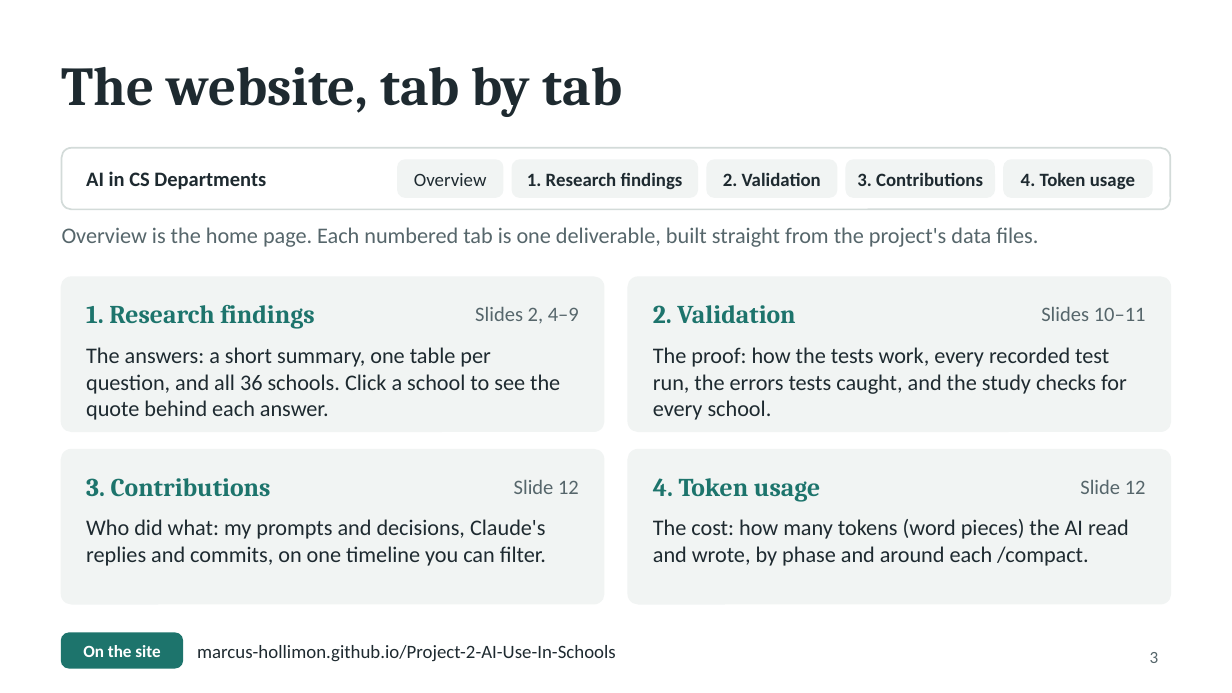
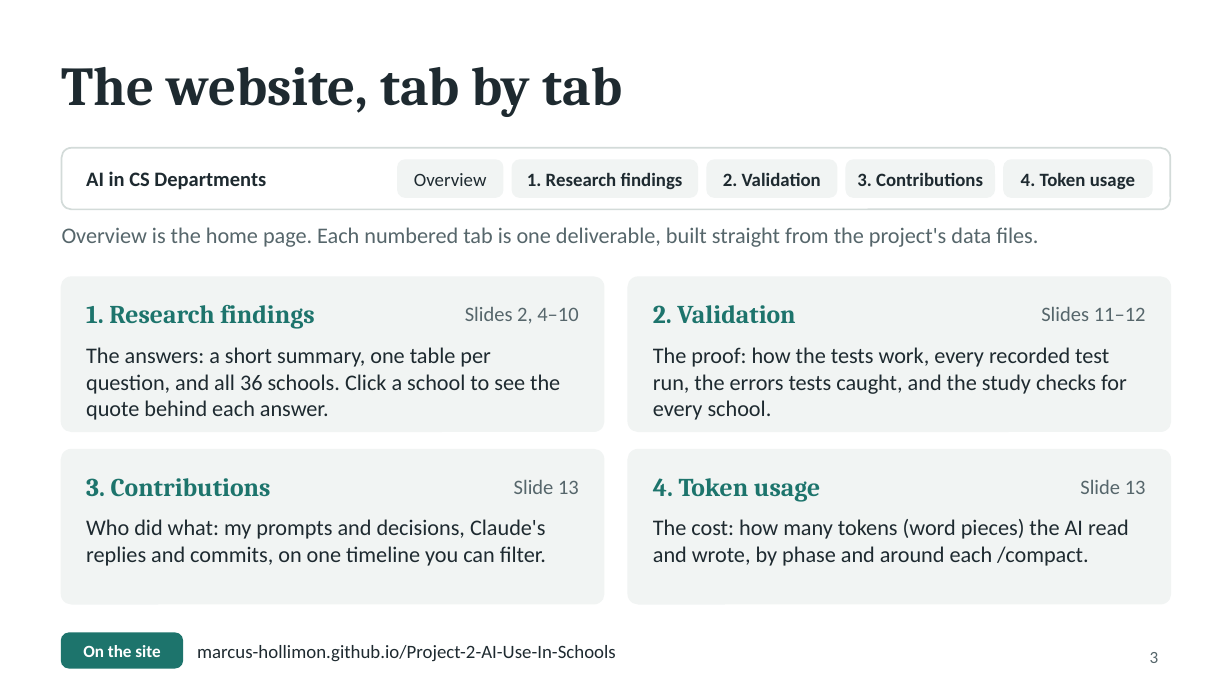
Before and after one commit to Marcus-Hollimon/Project-2-AI-Use-In-Schools, a slide deck: slide 3 of presentation/AI-in-CS-departments.pptx. Drawn at 1232x693 pixels with LibreOffice and Linux fonts; fonts in the diff are those of the drawing. Boxes give left, top, right and bottom in pixels: in the first picture for what was removed or moved away, otherwise in the second. Text is boxed around its words. In the diff, an @@ line names an element or a change of style, - is before the commit and + after.

```diff
--- a/presentation/AI-in-CS-departments.pptx
+++ b/presentation/AI-in-CS-departments.pptx
@@ text at [465, 307, 578, 324]: text changed @@
-Slides 2, 4–9
+Slides 2, 4–10
@@ text at [1041, 307, 1146, 321]: text changed @@
-Slides 10–11
+Slides 11–12
@@ text at [514, 480, 579, 494]: text changed @@
-Slide 12
+Slide 13
@@ text at [1080, 480, 1146, 494]: text changed @@
-Slide 12
+Slide 13
```
Also in this commit, not shown: 6 other slides changed, 1 slide added, 3 other files.
